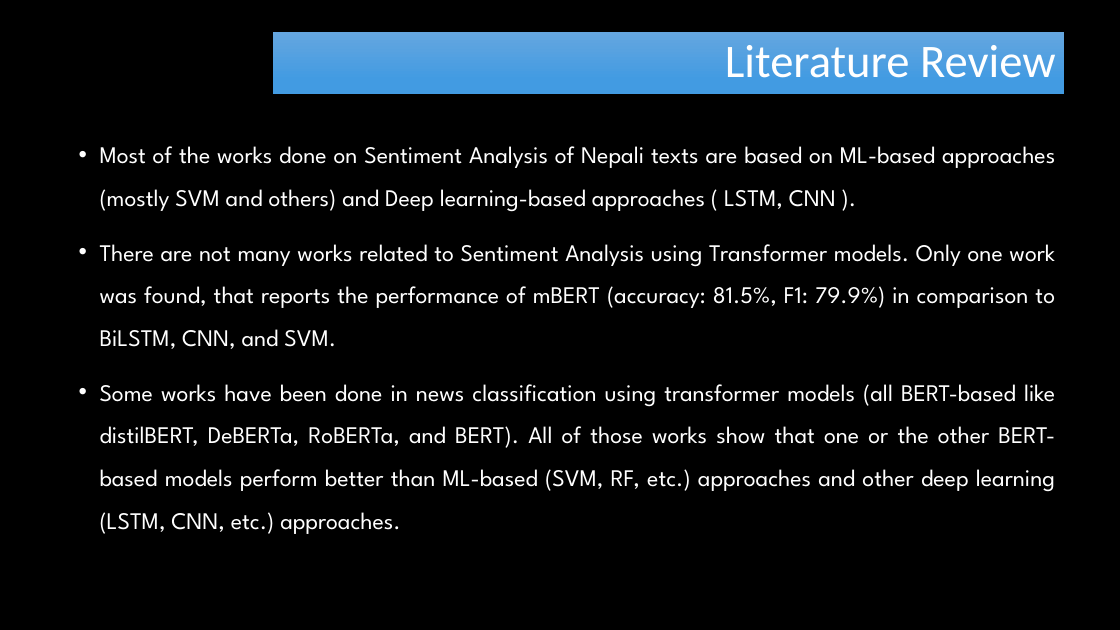
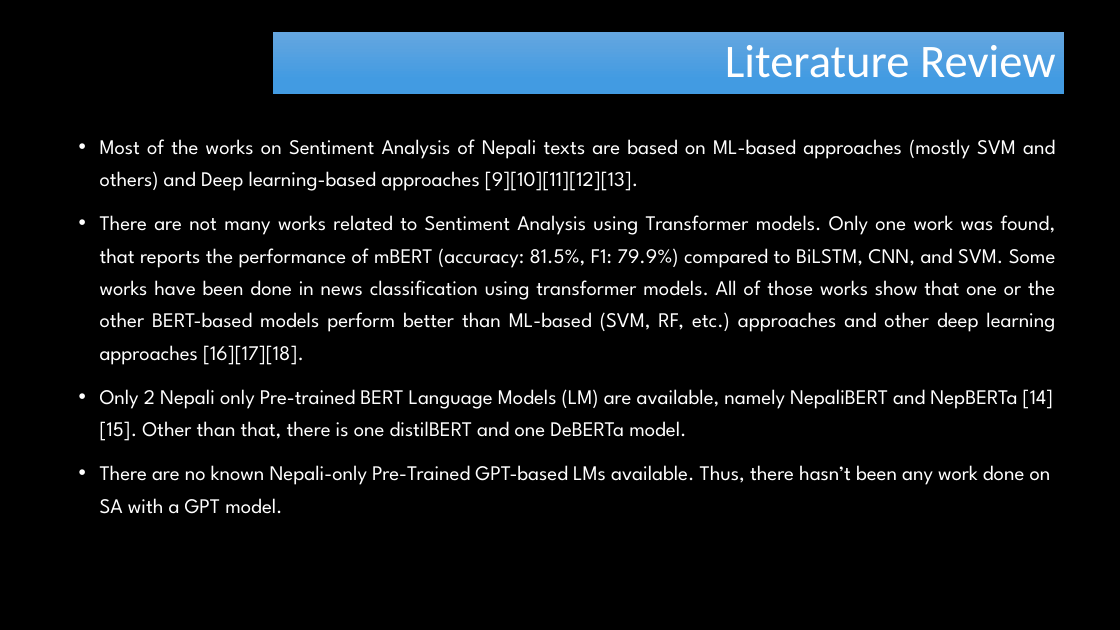
Before and after one commit to RayGone/Thesis, a slide deck: slide 13 of Proposal Defense Presentation.pptx (slide 12 before the commit). Drawn at 1120x630 pixels with LibreOffice and Linux fonts; fonts in the diff are those of the drawing; background and template pictures are left out. Boxes give left, top, right and bottom in pixels: in the first picture for what was removed or moved away, otherwise in the second. Text is boxed around its words. In the diff, an @@ line names an element or a change of style, - is before the commit and + after.

```diff
--- a/Proposal Defense Presentation.pptx
+++ b/Proposal Defense Presentation.pptx
@@ text at box(100, 139, 1056, 514): text changed; size 20.4 to 17.8 pt @@
-• Most of the works done on Sentiment Analysis of Nepali texts are based on ML-based approaches (mostly SVM and others) and Deep learning-based approaches ( LSTM, CNN ).
-• There are not many works related to Sentiment Analysis using Transformer models. Only one work was found, that reports the performance of mBERT (accuracy: 81.5%, F1: 79.9%) in comparison to BiLSTM, CNN, and SVM.
-• Some works have been done in news classification using transformer models (all BERT-based like distilBERT, DeBERTa, RoBERTa, and BERT). All of those works show that one or the other BERT-based models perform better than ML-based (SVM, RF, etc.) approaches and other deep learning (LSTM, CNN, etc.) approaches.
+• Most of the works on Sentiment Analysis of Nepali texts are based on ML-based approaches (mostly SVM and others) and Deep learning-based approaches [9][10][11][12][13].
+• There are not many works related to Sentiment Analysis using Transformer models. Only one work was found, that reports the performance of mBERT (accuracy: 81.5%, F1: 79.9%) compared to BiLSTM, CNN, and SVM. Some works have been done in news classification using transformer models. All of those works show that one or the other BERT-based models perform better than ML-based (SVM, RF, etc.) approaches and other deep learning approaches [16][17][18].
+• Only 2 Nepali only Pre-trained BERT Language Models (LM) are available, namely NepaliBERT and NepBERTa [14][15]. Other than that, there is one distilBERT and one DeBERTa model.
+• There are no known Nepali-only Pre-Trained GPT-based LMs available. Thus, there hasn’t been any work done on SA with a GPT model.
```
Also in this commit, not shown: 12 other slides changed, 6 slides added, 1 slide removed.
